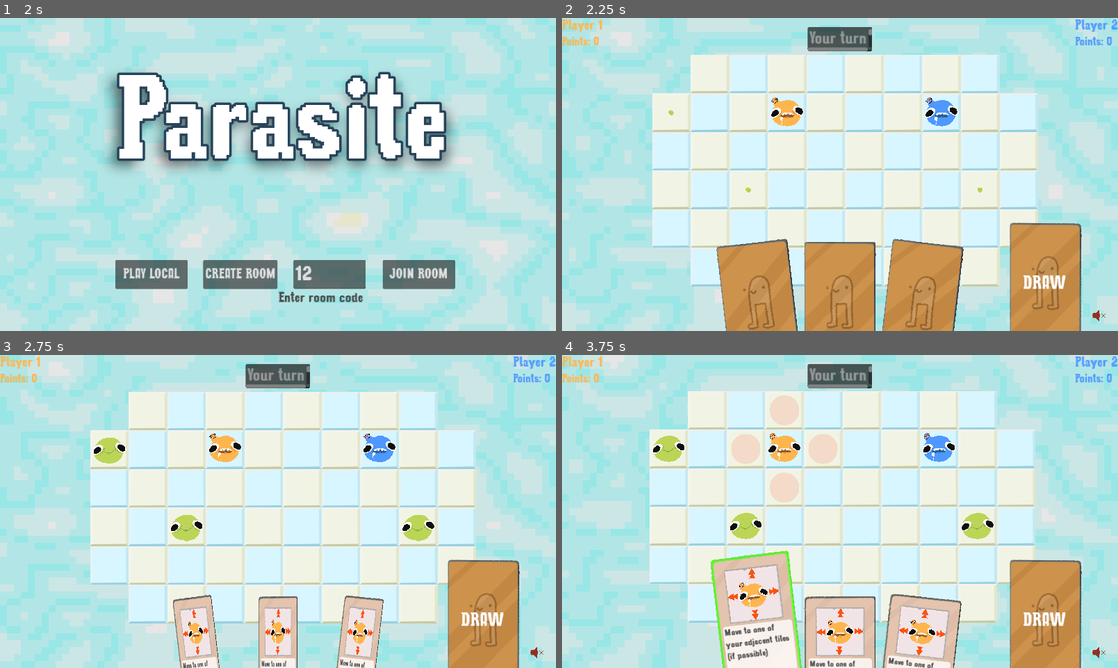
Above: before the commit, frames 1-4 (two rows, left to right).
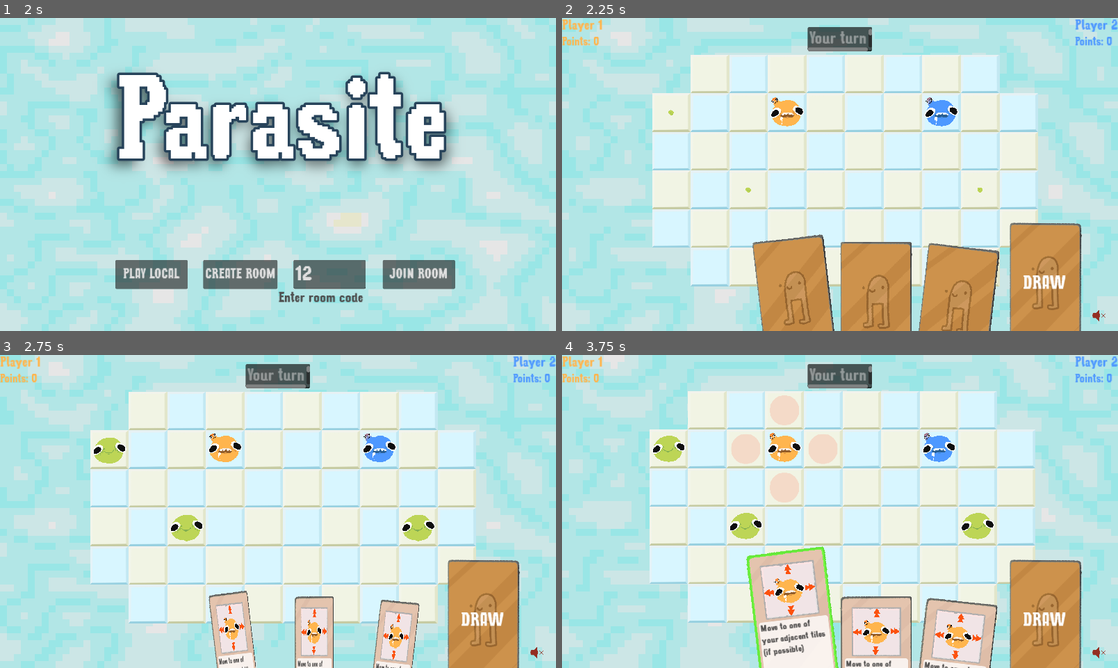
Above: after the commit, the same moments.

Repository: patator62180/GDWL_67
Game: Godot game, scene res://scenes/main/main.tscn
Two runs of this game, one before a commit and one after it. Both use one fixed random seed, a clock stepped at 60 frames per second and the inputs below.
Inputs (mouse positions are in pixels of both pictures, inside the frame that each line leads up to):
- Up to frame 1 (2 s): click "[FAKE] Start as player (local)" at 0.5 s; click (328, 274) at 1.27 s; type "12" at 1.35 s
- Up to frame 2 (2.25 s): click "PLAY LOCAL" at 2 s
- Up to frame 3 (2.75 s): no input
- Up to frame 4 (3.75 s): tap Enter (ui_accept) at 2.75 s; drag from (840, 511) to (895, 442) at 2.77 s; drag from (762, 655) to (812, 574) at 3.52 s

Frame 1 is identical in both runs. In frame 2, 7.7% of the frame differs, in the area x 27-79%, y 69-100%; in frame 3, 8.7%; in frame 4, 10%, in the area x 26-79%, y 61-100%.

Commit message:
replace text edit with spinbox in lobby

Diff:
--- a/scenes/cards/card.tscn
+++ b/scenes/cards/card.tscn
@@ -176,10 +176,9 @@
 anchor_top = 0.5
 anchor_right = 0.5
 anchor_bottom = 0.5
-offset_left = -75.0
-offset_top = -125.002
-offset_right = 75.0
-offset_bottom = 124.999
+offset_top = 0.000152588
+offset_right = 150.0
+offset_bottom = 250.001
 grow_horizontal = 2
 grow_vertical = 2
 pivot_offset = Vector2(75, 125)
--- a/scenes/lobby/lobby.gd
+++ b/scenes/lobby/lobby.gd
@@ -14,7 +14,7 @@
 @export var nickname_edit: TextEdit
 @export var color_slider: HSlider
 @export var color_picker_player_preview: Player
-@export var win_score_edit : TextEdit
+@export var win_score_edit : SpinBox
 @export var win_score_container : Control
 
 var nickname: String = "":
@@ -32,7 +32,7 @@
     else:
         nickname_edit.text_changed.connect(on_text_changed)
         color_slider.value_changed.connect(on_color_slider_changed)
-        win_score_edit.text_changed.connect(on_win_score_changed)
+        win_score_edit.value_changed.connect(on_win_score_changed)
 
 func close():
     queue_free()
@@ -47,10 +47,8 @@
     if len(nickname_edit.text) >= 1:
         nickname_edited.emit(nickname_edit.text)
 
-func on_win_score_changed():
-    var new_win_score = int(win_score_edit.text)
-    if(new_win_score != 0):
-        win_score_changed.emit(new_win_score)
+func on_win_score_changed(value : int):
+    win_score_changed.emit(value)
 
 func update_connected_player(index: int, nickname: String, color: float):
     var list_items = connected_players_list.get_children()
--- a/scenes/lobby/lobby.tscn
+++ b/scenes/lobby/lobby.tscn
@@ -22,7 +22,7 @@
 nickname_edit = NodePath("Container/Setup/Nickname/TextEdit")
 color_slider = NodePath("Container/Setup/Color/ColorPicker/Slider")
 color_picker_player_preview = NodePath("Container/Setup/Color/ColorPicker/Player")
-win_score_edit = NodePath("Container/Setup/Win Score/TextEdit")
+win_score_edit = NodePath("Container/Setup/Win Score/SpinBox")
 win_score_container = NodePath("Container/Setup/Win Score")
 
 [node name="Container" type="Control" parent="."]
@@ -223,21 +223,16 @@
 theme_override_font_sizes/font_size = 25
 text = "Win Score:"
 
-[node name="TextEdit" type="TextEdit" parent="Container/Setup/Win Score"]
-custom_minimum_size = Vector2(225, 40)
-layout_mode = 1
-anchors_preset = 6
-anchor_left = 1.0
-anchor_top = 0.5
-anchor_right = 1.0
-anchor_bottom = 0.5
-offset_left = -231.0
-offset_top = -24.0
-offset_right = 1.0
-offset_bottom = 20.0
-grow_horizontal = 0
-grow_vertical = 2
-text = "3"
+[node name="SpinBox" type="SpinBox" parent="Container/Setup/Win Score"]
+layout_mode = 0
+offset_left = 174.0
+offset_top = 5.0
+offset_right = 330.0
+offset_bottom = 64.0
+min_value = 1.0
+max_value = 20.0
+value = 3.0
+alignment = 1
 
 [node name="StartButton" type="Button" parent="Container"]
 custom_minimum_size = Vector2(0, 50)
